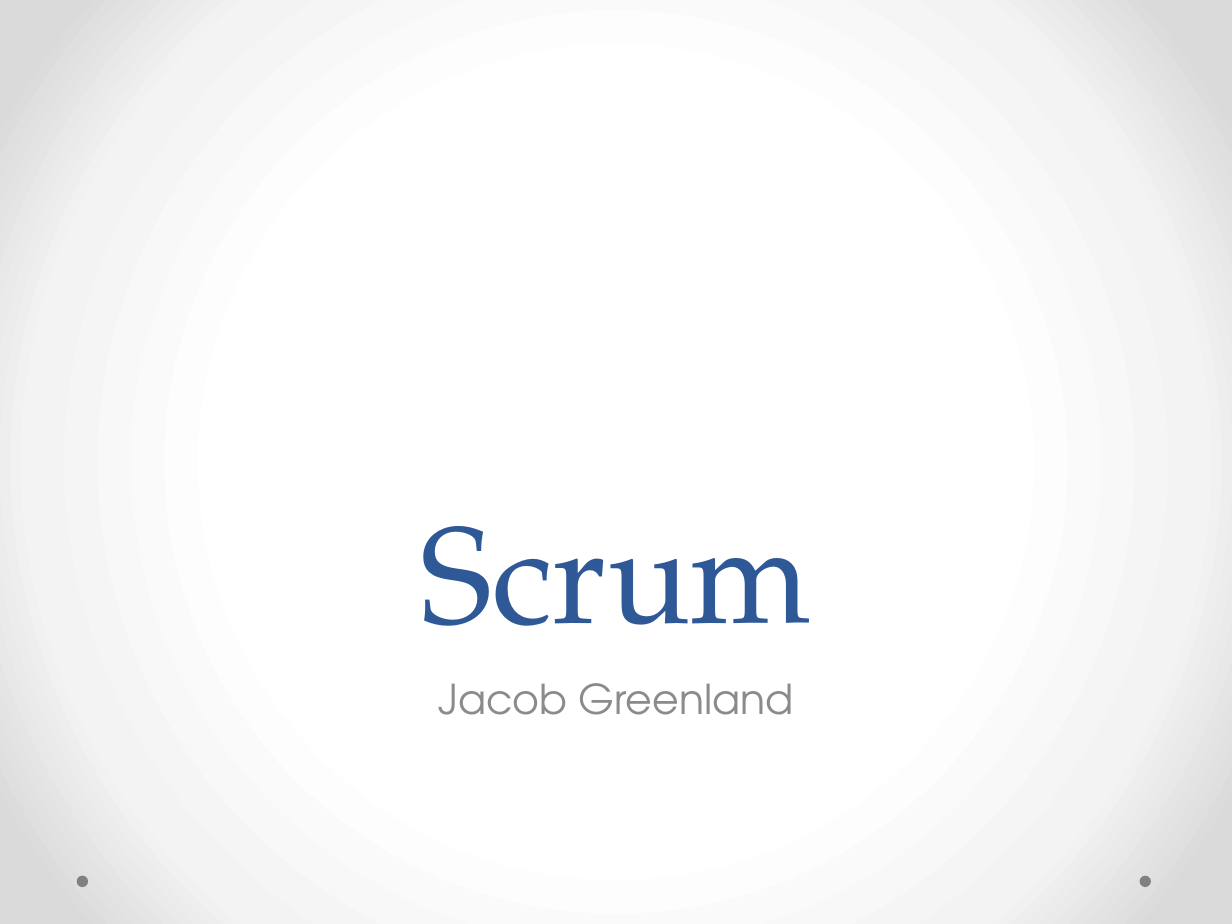
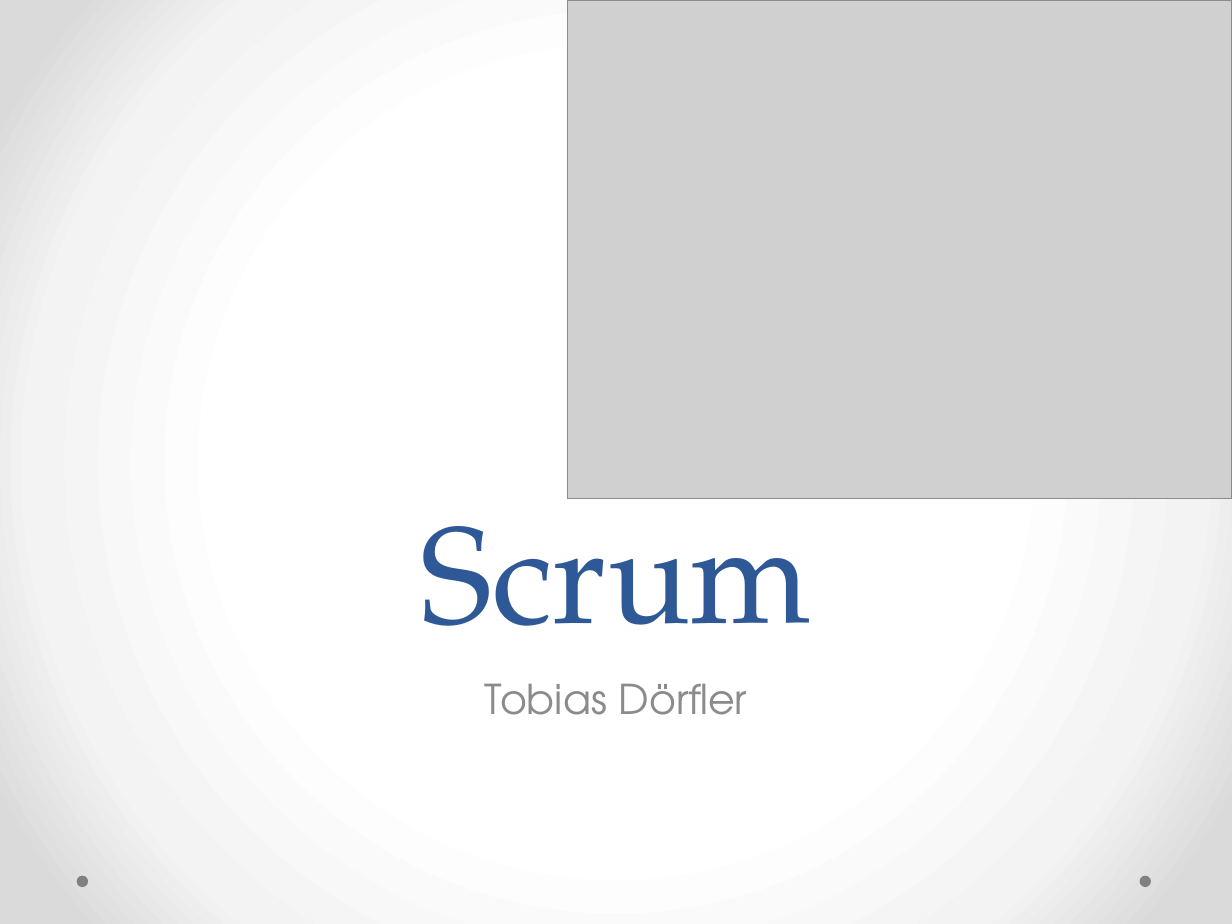
Before and after one commit to Medardus2004/ScrumPresentation, a slide deck: slide 1 of Scrum.pptx. Drawn at 1232x924 pixels with LibreOffice and Linux fonts; fonts in the diff are those of the drawing; grey boxes stand for pictures; background and template pictures are left out. Boxes give left, top, right and bottom in pixels: in the first picture for what was removed or moved away, otherwise in the second. Text is boxed around its words. In the diff, an @@ line names an element or a change of style, - is before the commit and + after.

Commit message:
ScrumPresentation halb deutsch

```diff
--- a/Scrum.pptx
+++ b/Scrum.pptx
@@ picture added at [567,0,1232,499] @@
@@ subtitle at [485,683,748,715]: text changed @@
-Jacob Greenland
+Tobias Dörfler
```
Also in this commit, not shown: 7 other slides changed, 9 slides added, 1 slide removed, 6 other files.
